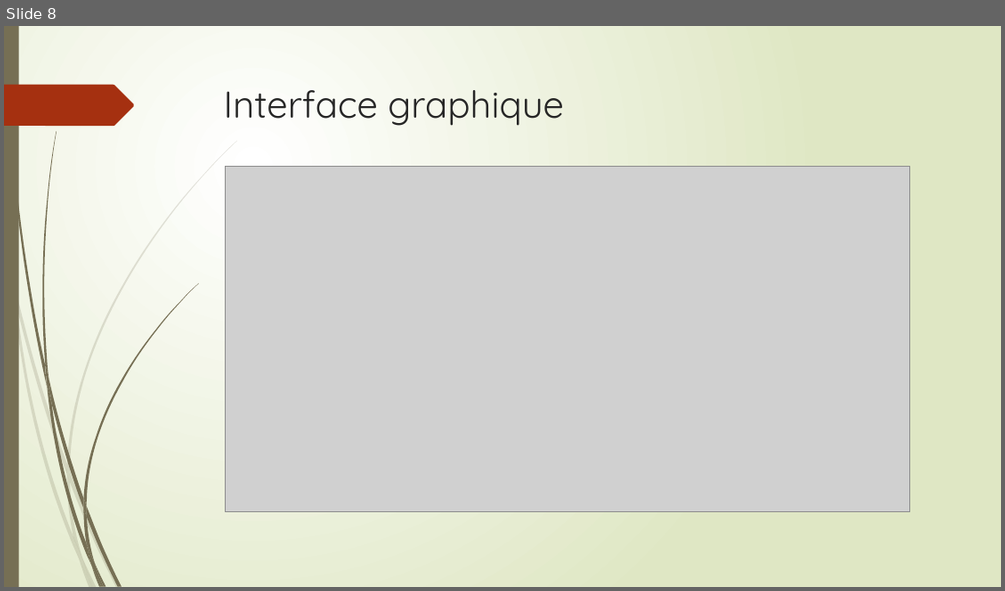
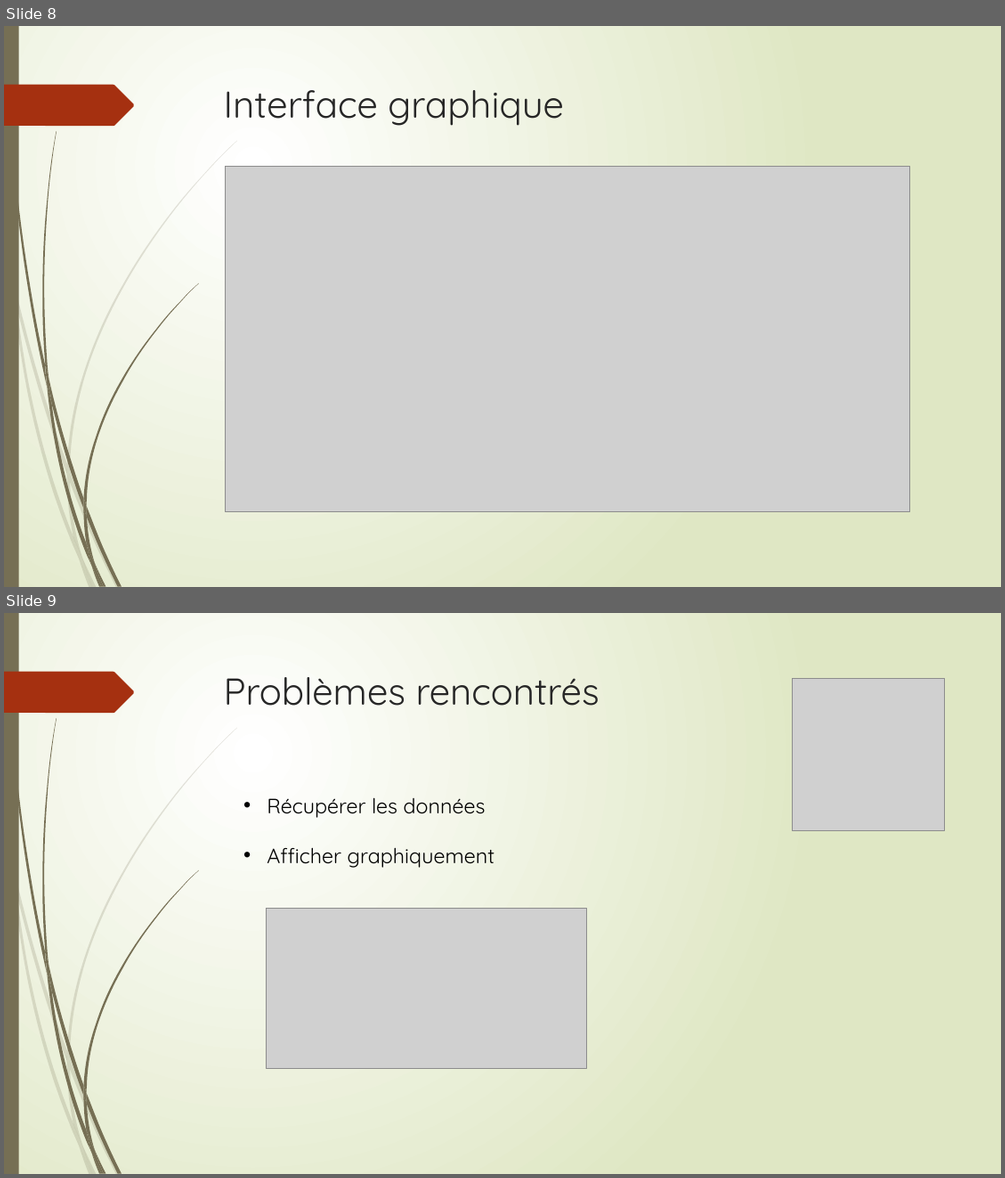
Before and after one commit to alexgwadou/projetB13, a slide deck: Projet Internet des Objets.pptx. Shown one above the other, each under a label of ours: slide 8 before the commit, slides 8 and 9 after it. The pictures are 1005x591 and 1005x1178 pixels, drawn with LibreOffice and Linux fonts; fonts in the diff are those of the drawing; grey boxes stand for pictures. Boxes give left, top, right and bottom in pixels: in the first picture for what was removed or moved away, otherwise in the second. Text is boxed around its words. In the diff, an @@ line names an element or a change of style, - is before the commit and + after.

```diff
--- a/Projet Internet des Objets.pptx
+++ b/Projet Internet des Objets.pptx
@@ slide 9 added at (x1=4, y1=613, x2=1001, y2=1174), background gradient #FFFFFF to #DFE8C4; not listed: 24 template elements that a slide beside it also shows @@
@@ title added at (x1=224, y1=677, x2=599, y2=706), 36 pt, text #262626 @@
+Problèmes rencontrés
@@ picture added at (x1=793, y1=679, x2=945, y2=831) @@
@@ text added at (x1=267, y1=798, x2=495, y2=868), 20 pt, text #000000 @@
+• Récupérer les données
+• Afficher graphiquement
@@ picture added at (x1=267, y1=908, x2=587, y2=1069) @@
```
Also in this commit, not shown: 1 slide changed, 1 other slide added, 1 other file.
